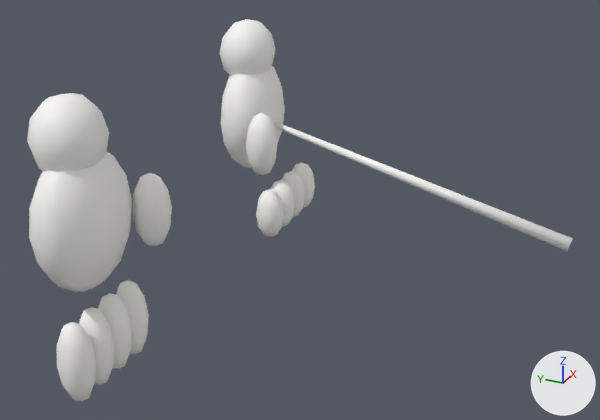
Renders of the glTF model project/assets/hands.glb from each side of a commit.
Camera for both pictures: a 50 mm camera at (-0.403, -0.341, 0.192) aimed at (0.114, -0.109, -0.066). Lighting does not change. The marker at lower right points along +X, +Y and +Z. The picture after the commit comes second. Where no turn or scale is listed for an object, it has been applied to the vertices.

The older version as bpy lines, for what is in view:
```python
me_baton = bpy.data.meshes.new('Baton')
me_baton.from_pydata(...)  # 92 vertices, 176 faces; spans x -0.01..0.01, y -0.259..0.048, z -0.07..0.02
me_baton.materials.append(mat_batonpearl)  # white #fefdfa
me_handl = bpy.data.meshes.new('HandL')
me_handl.from_pydata(...)  # 348 vertices, 668 faces; spans x -0.045..0.062, y -0.037..0.028, z -0.172..0.041
me_handl.materials.append(mat_handivory)  # white #faf9f6
me_handr = bpy.data.meshes.new('HandR')
me_handr.from_pydata(...)  # 348 vertices, 668 faces; spans x -0.062..0.045, y -0.049..0.028, z -0.151..0.041
me_handr.materials.append(mat_handivory)  # white #faf9f6
ob_baton = bpy.data.objects.new('Baton', me_baton)
ob_baton.location = (0.248, -0.035, -0.055)
ob_handl = bpy.data.objects.new('HandL', me_handl)
ob_handl.location = (0.0, 0.0, 0.0)
ob_handr = bpy.data.objects.new('HandR', me_handr)
ob_handr.location = (0.25, 0.0, 0.0)
```
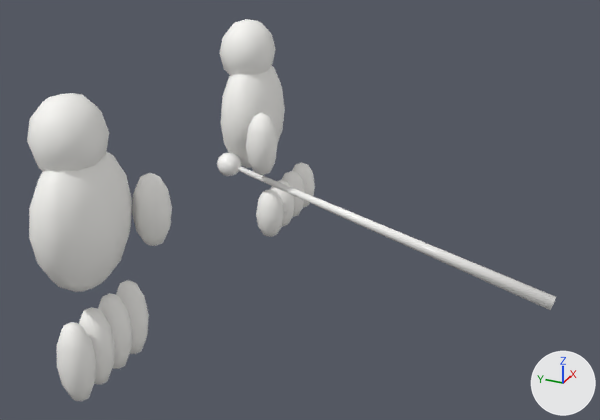
Edits to the scene script, one JSON object a line:
```json
{"op": "set", "path": "ob_baton.location", "old": "(0.248, -0.035, -0.055)", "new": "(0.2103, -0.032, -0.0912)"}
```

Location of each change, (x1, y1, x2, y2) in pixels of the pictures (600 x 420 px):
```json
{"object": "Baton", "change": "moved", "before": [274, 122, 573, 251], "after": [217, 152, 556, 310]}
```
